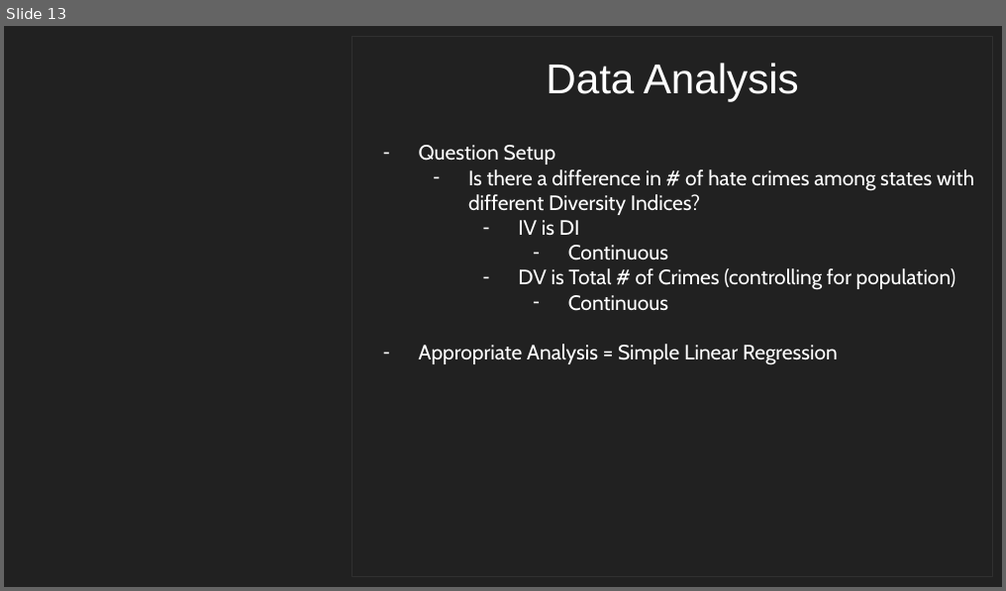
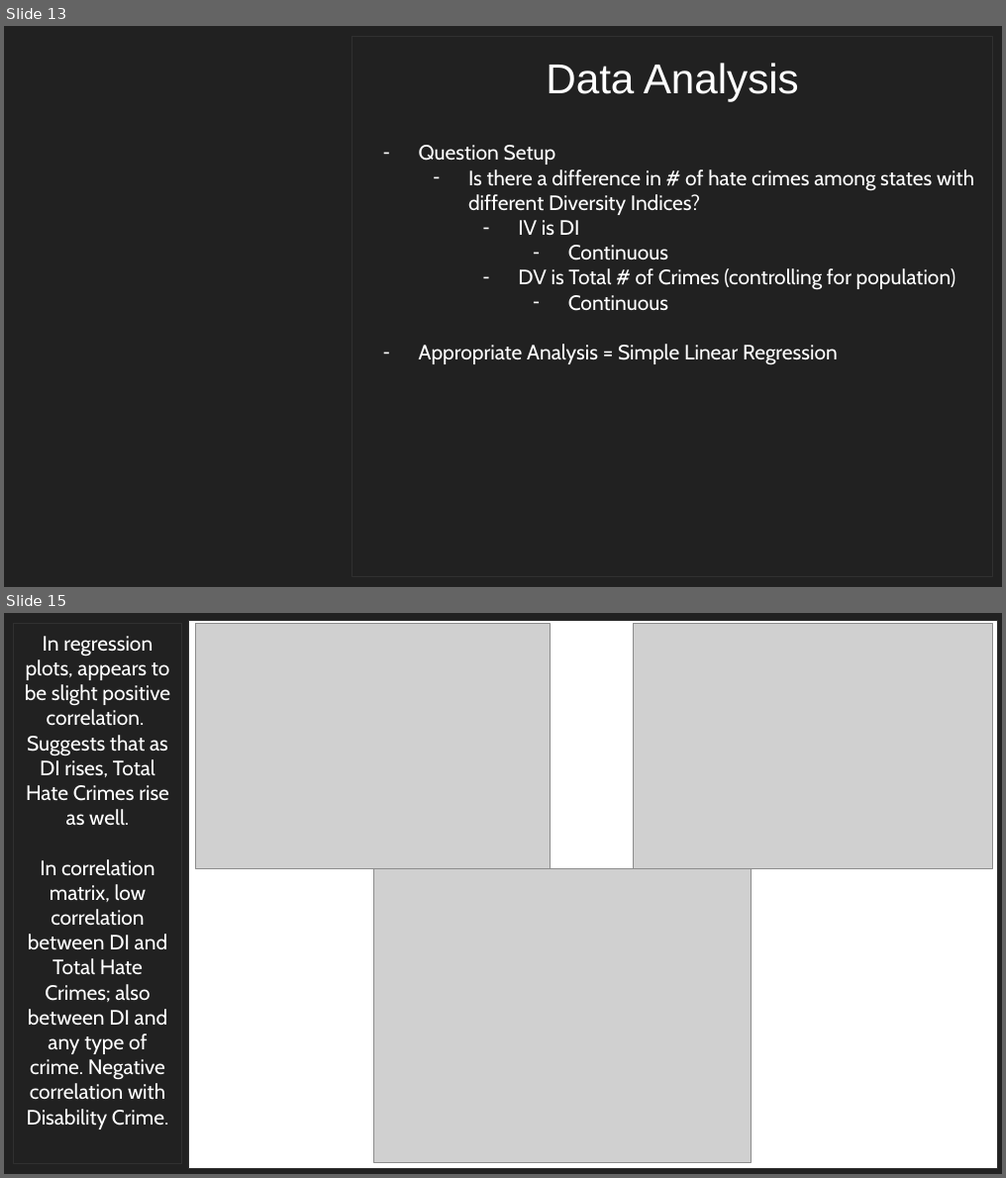
Before and after one commit to atamara/CrimeStatistics, a slide deck: Media Files/FINAL PROJECT - DATA SCIENCE.pptx. Shown one above the other, each under a label of ours: slide 13 before the commit, slides 13 and 15 after it; the slides between them are not shown. The pictures are 1006x591 and 1006x1178 pixels, drawn with LibreOffice and Linux fonts; fonts in the diff are those of the drawing; grey boxes stand for pictures; background and template pictures are left out. Boxes give left, top, right and bottom in pixels: in the first picture for what was removed or moved away, otherwise in the second. Text is boxed around its words. In the diff, an @@ line names an element or a change of style, - is before the commit and + after.

```diff
--- a/Media Files/FINAL PROJECT - DATA SCIENCE.pptx
+++ b/Media Files/FINAL PROJECT - DATA SCIENCE.pptx
@@ slide 15 added at bbox=[4, 613, 1002, 1174], background picture (left out) @@
@@ rectangle added at bbox=[13, 624, 181, 1163], fill #212121, outline #303030 0.75 pt @@
@@ text added at bbox=[25, 636, 170, 1130], 15 pt, text #FFFFFF @@
+In regression plots, appears to be slight positive correlation.
+Suggests that as DI rises, Total Hate Crimes rise as well.
+In correlation matrix, low correlation between DI and Total Hate Crimes; also between DI and any type of crime. Negative correlation with Disability Crime.
@@ rectangle added at bbox=[188, 620, 997, 1167], fill #FFFFFF, outline #303030 0.75 pt @@
@@ picture added at bbox=[196, 624, 549, 869] @@
@@ picture added at bbox=[634, 624, 993, 869] @@
@@ picture added at bbox=[374, 868, 751, 1162] @@
```
Also in this commit, not shown: 3 slides changed, 1 other slide added, 1 slide removed, 1 other file.
